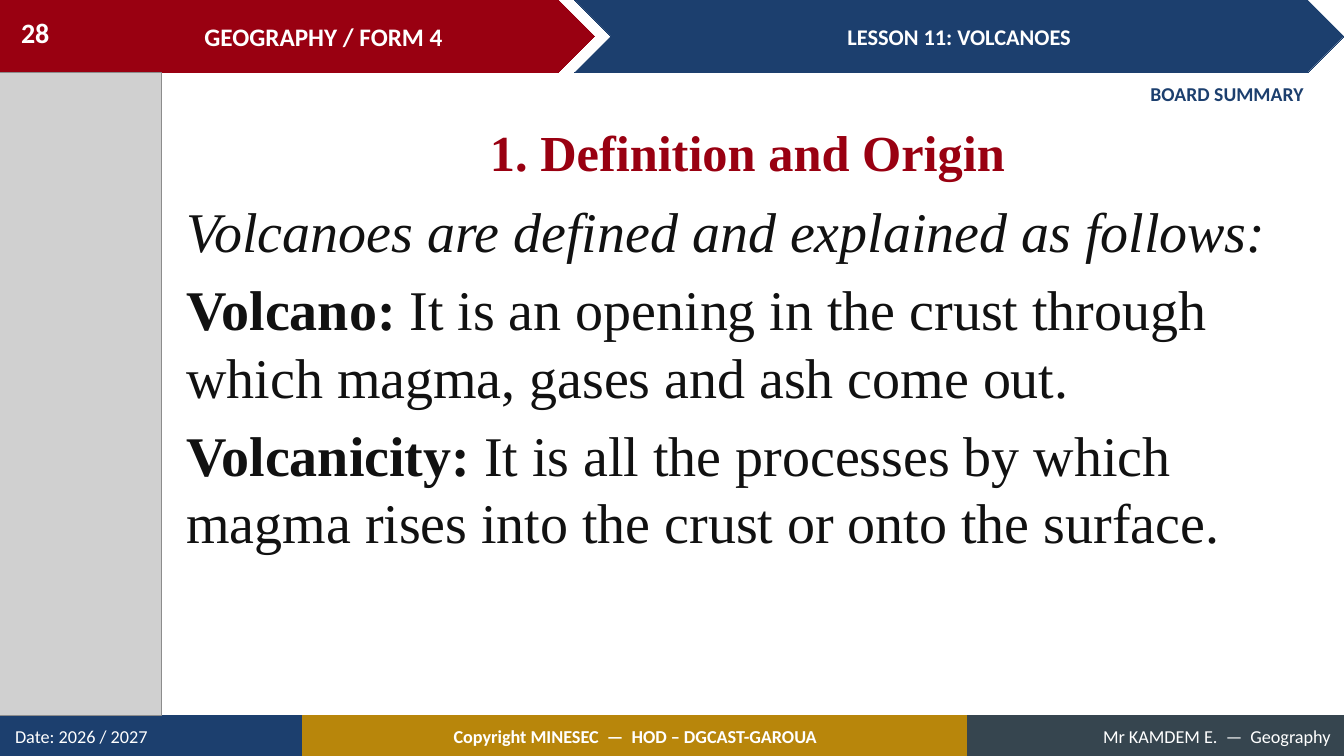
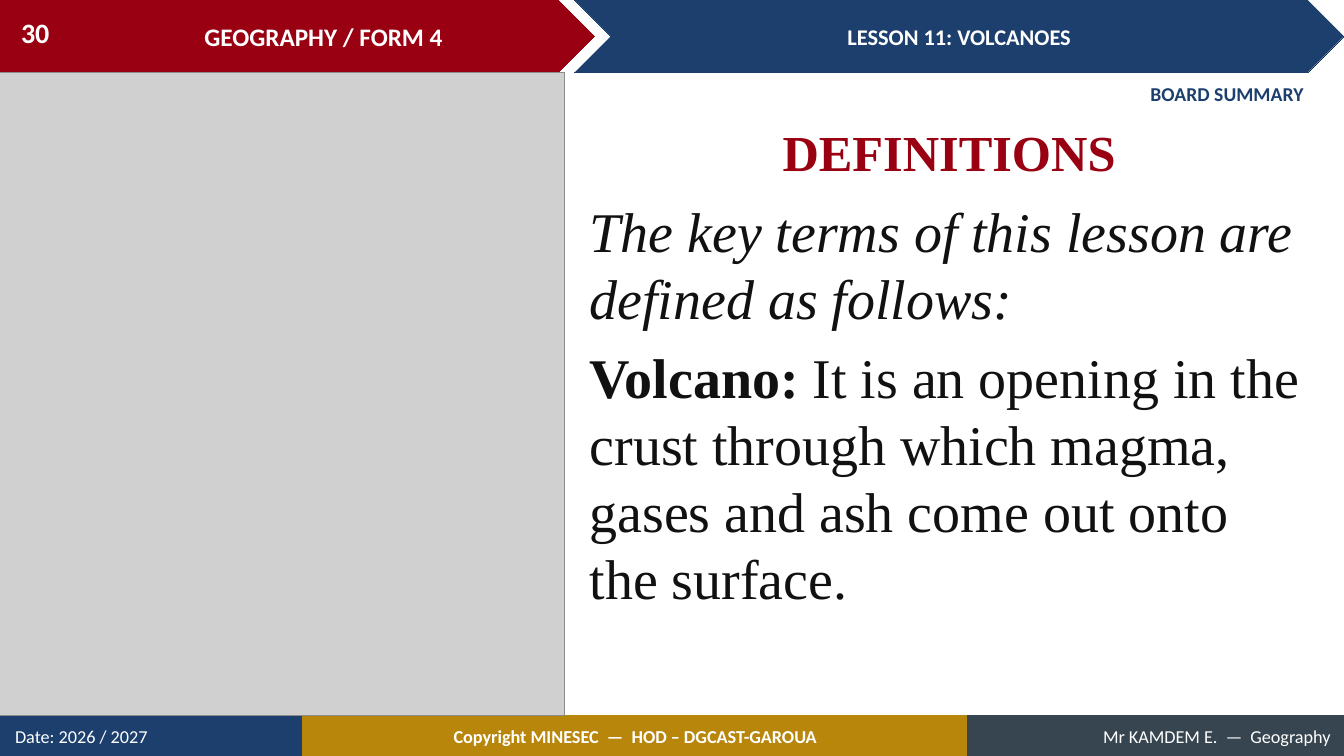
Before and after one commit to Berthautk/linea-github, a slide deck: slide 30 of lecons/F3/14_FORM4_LESSON11_Volcanoes.pptx (slide 28 before the commit). Drawn at 1344x756 pixels with LibreOffice and Linux fonts; fonts in the diff are those of the drawing; grey boxes stand for pictures. Boxes give left, top, right and bottom in pixels: in the first picture for what was removed or moved away, otherwise in the second. Text is boxed around its words. In the diff, an @@ line names an element or a change of style, - is before the commit and + after.

```diff
--- a/lecons/F3/14_FORM4_LESSON11_Volcanoes.pptx
+++ b/lecons/F3/14_FORM4_LESSON11_Volcanoes.pptx
@@ page number at [21,24,49,44]: text changed @@
-28
+30
@@ picture: place and size @@
-picture at [0,73,161,716]
+picture at [0,73,565,716]
@@ text at [783,137,1116,172]: text changed @@
-1. Definition and Origin
+DEFINITIONS
@@ text at [590,213,1299,600]: text changed @@
-Volcanoes are defined and explained as follows:
-Volcano: It is an opening in the crust through which magma, gases and ash come out.
-Volcanicity: It is all the processes by which magma rises into the crust or onto the surface.
+The key terms of this lesson are defined as follows:
+Volcano: It is an opening in the crust through which magma, gases and ash come out onto the surface.
```
Also in this commit, not shown: 21 other slides changed, 9 slides added, 2 slides removed, 8 other files.
